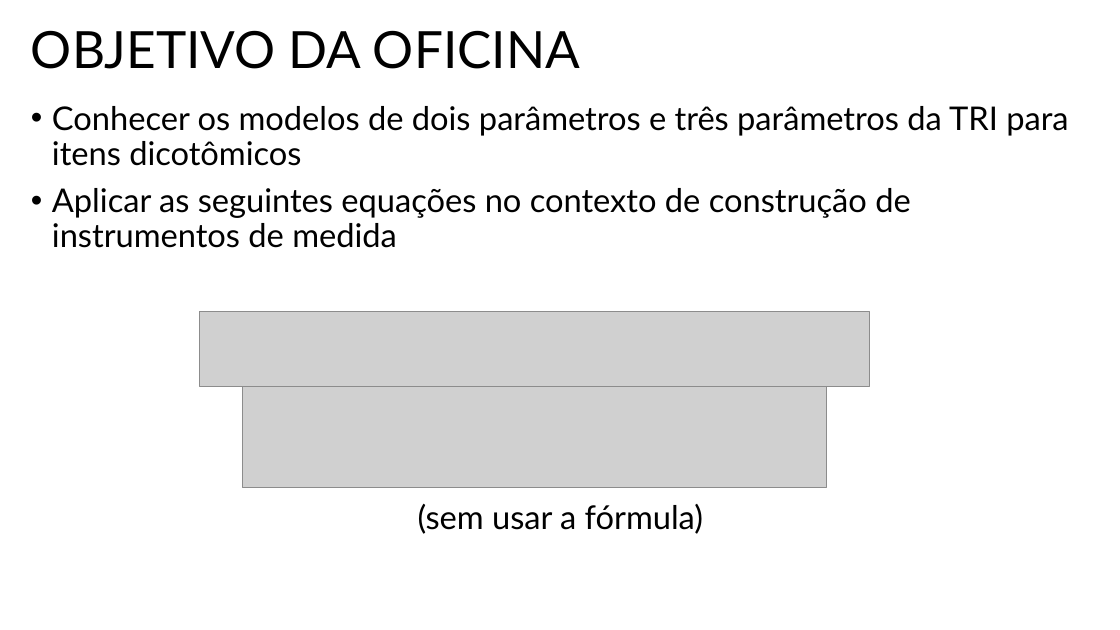
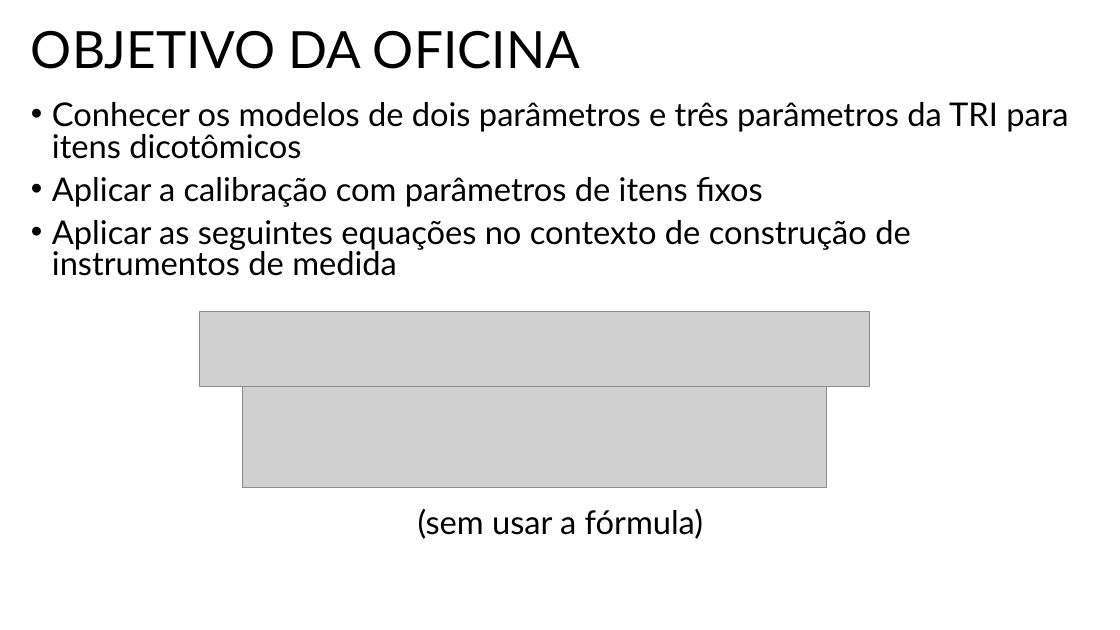
Before and after one commit to catvantelab/oficinaTRI2025, a slide deck: slide 3 of apresentacao/ampliando_regua.pptx. Drawn at 1120x630 pixels with LibreOffice and Linux fonts; fonts in the diff are those of the drawing; grey boxes stand for pictures. Boxes give left, top, right and bottom in pixels: in the first picture for what was removed or moved away, otherwise in the second. Text is boxed around its words. In the diff, an @@ line names an element or a change of style, - is before the commit and + after.

```diff
--- a/apresentacao/ampliando_regua.pptx
+++ b/apresentacao/ampliando_regua.pptx
@@ text at [52,102,1068,539]: line spacing 0.9 to 0.8 @@
@@ text at [52,177,763,207]: paragraph added @@
+• Aplicar a calibração com parâmetros de itens fixos
```
Also in this commit, not shown: 3 other slides changed, 1 slide added, 1 slide removed, 2 other files.
